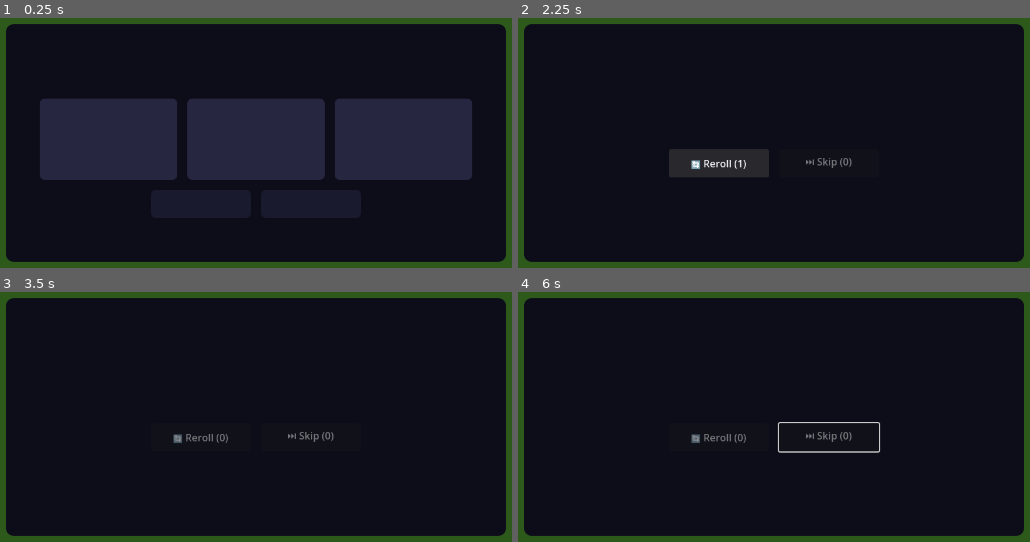
Above: before the commit, frames 1-4 (two rows, left to right).
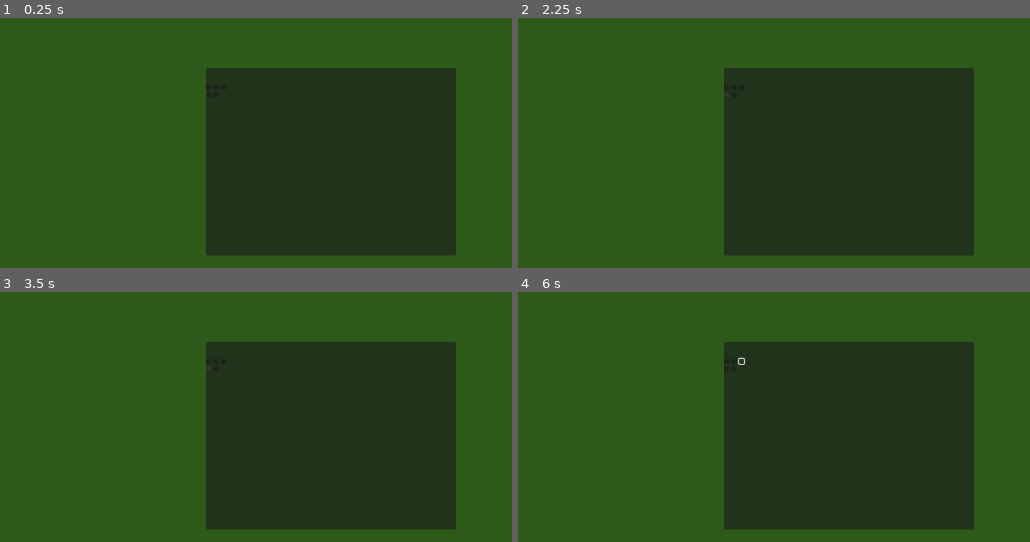
Above: after the commit, the same moments.

Repository: jegy911/survivors-clone
Game: Godot game, scene res://ui/upgrade_ui.tscn
Same seed, same stepped clock (60 frames per second), same inputs: the game is played once before the commit and once after it. This scene is started directly instead of the project's main scene.
Inputs (mouse positions are in pixels of both pictures, inside the frame that each line leads up to; where the layout moved, square brackets give the same spot in the first picture):
- Up to frame 1 (0.25 s): no input
- Up to frame 2 (2.25 s): click (733, 95) [830, 203] at 0.5 s; click (733, 95) [830, 203] at 1.25 s; click (727, 95) [717, 203] at 2 s
- Up to frame 3 (3.5 s): click (209, 369) [199, 437] at 2.75 s
- Up to frame 4 (6 s): click (727, 362) at 3.52 s; click (733, 362) at 4.27 s; click (743, 362) at 5.02 s; tap Enter (ui_accept) at 5.75 s; hold Right (ui_right) from 5.78 s (still down)

The runs differ from the first frame. In frame 1, 93% of the frame differs, in the area x 1-99%, y 2-98%; in frame 2, 92%; in frame 3, 93%; in frame 4, 93%.
Error before the commit: Invalid access to property or key 'xp_to_next_level' on a base object of type 'Nil'. (res://ui/upgrade_ui.gd:244)
Error after the commit: Parse Error: Variable "stat_upgrades" has the same name as a previously declared variable. (res://ui/upgrade_ui.gd:8)

Commit message:
Update upgrade_ui.gd

Diff:
--- a/ui/upgrade_ui.gd
+++ b/ui/upgrade_ui.gd
@@ -3,7 +3,8 @@
 signal upgrade_chosen(upgrade_id)
 
 var weapon_upgrades = ["bullet", "aura", "chain", "boomerang", "lightning", "ice_ball", "shadow", "laser"]
-var item_upgrades = ["lifesteal", "armor", "crit", "explosion", "magnet", "poison", "shield", "speed_charm", "blood_pool", "luck_stone", "speed", "max_hp", "heal"]
+var item_upgrades = ["lifesteal", "armor", "crit", "explosion", "magnet", "poison", "shield", "speed_charm", "blood_pool", "luck_stone"]
+var stat_upgrades = ["speed", "max_hp", "heal"]
 var stat_upgrades = []
 
 var stat_texts = {
